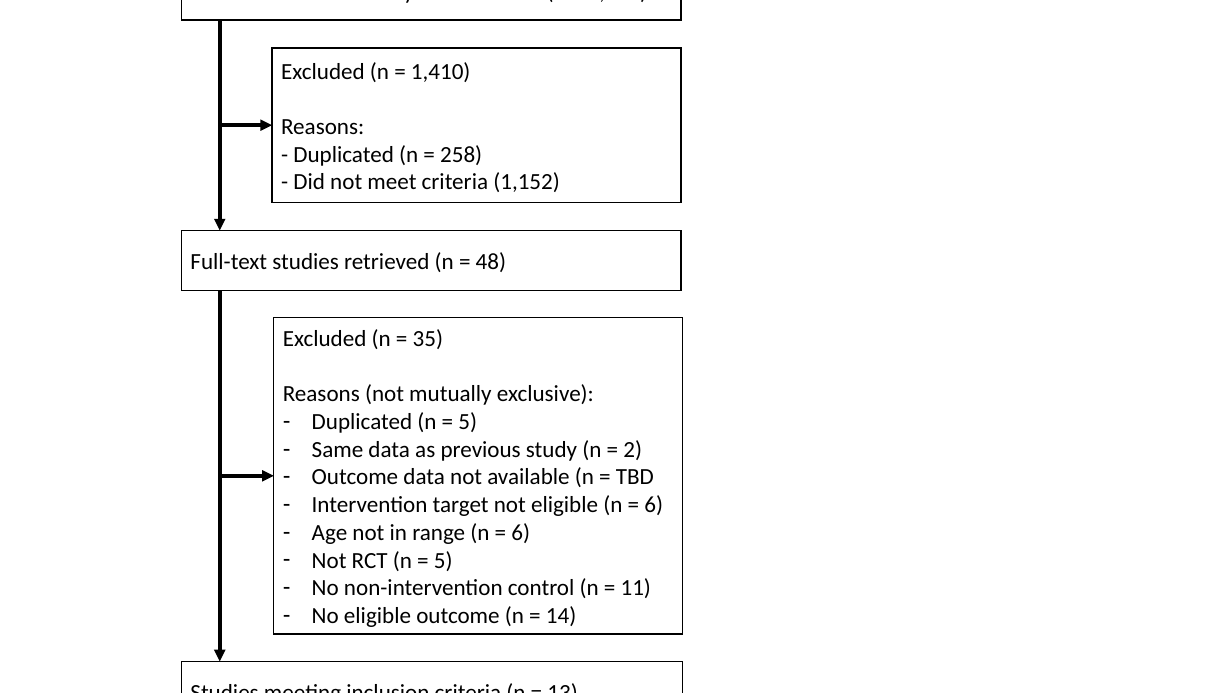
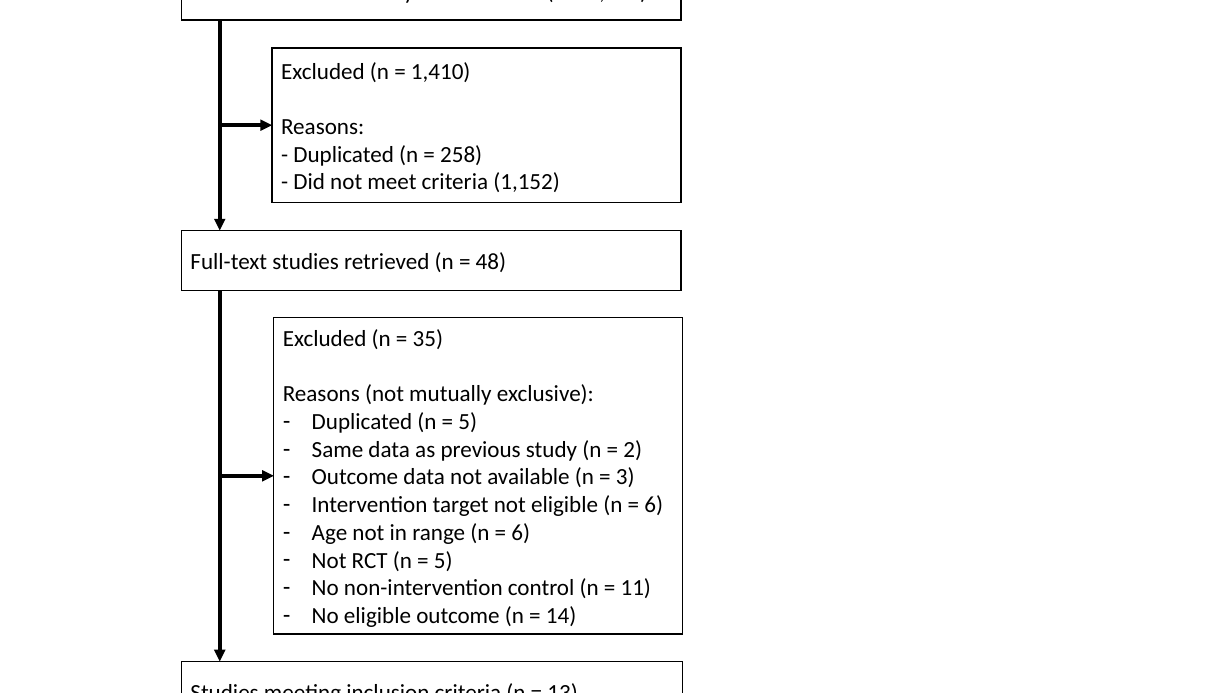
Before and after one commit to isaacahuvia/BD-depression-meta-analysis, a slide deck: slide 1 of Outputs/CONSORT Flowchart.pptx. Drawn at 1232x693 pixels with LibreOffice and Linux fonts; fonts in the diff are those of the drawing. Boxes give left, top, right and bottom in pixels: in the first picture for what was removed or moved away, otherwise in the second. Text is boxed around its words. In the diff, an @@ line names an element or a change of style, - is before the commit and + after.

Commit message:
update draft flowchart

```diff
--- a/Outputs/CONSORT Flowchart.pptx
+++ b/Outputs/CONSORT Flowchart.pptx
@@ text in rectangle at box(312, 467, 635, 487): text changed @@
-– Outcome data not available (n = TBD
+– Outcome data not available (n = 3)
```
